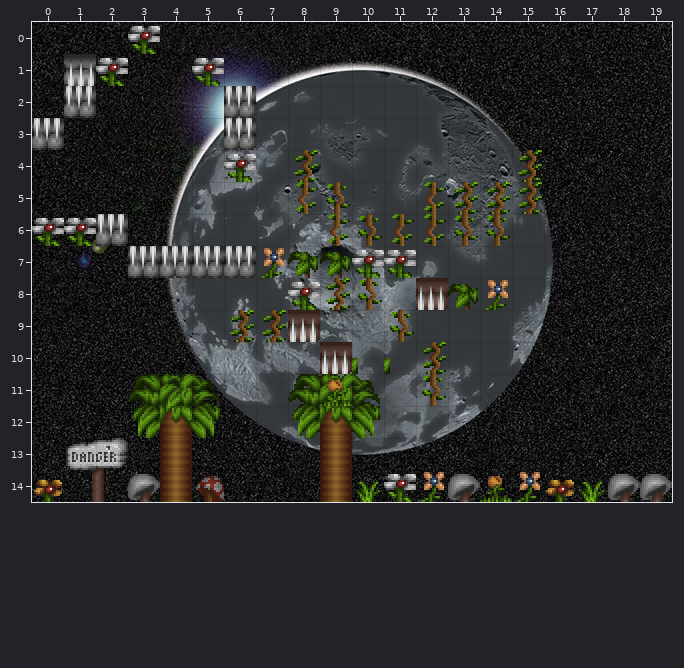
Tiled map, stored at Game Project/assets/map2.tmx. The picture above was drawn from the file before the commit.
Cells are 32x32 px. Shown: x 0..19, y 0..14.
New version:
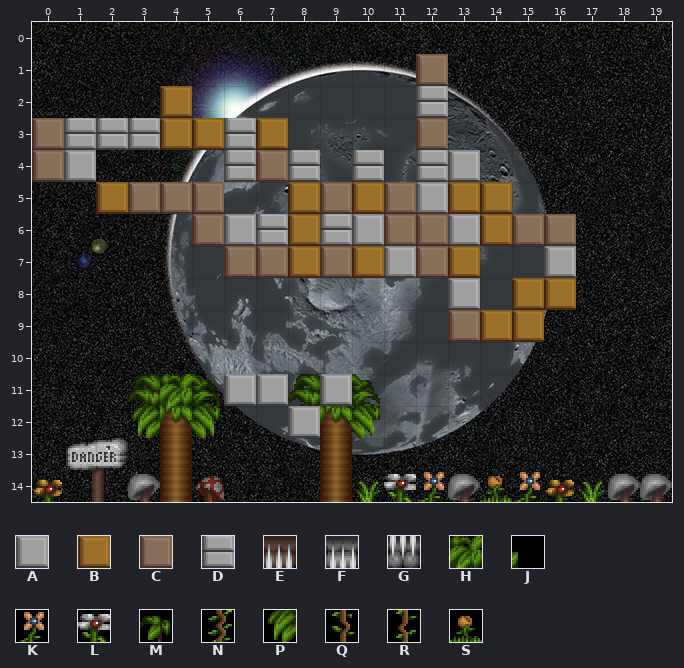
Key: from "Blocks": A 174, B 175, C 176, D 177; from "Blocks2": E 11, F 12, G 13, H 25, J 29, K 30, L 31, M 32, N 35, P 42, Q 53, R 71, S 81.
_ is an empty cell, . an unchanged one.
From old to new:
--- layer "ForegroundBehind"
@@ x 0..15 @@
- 0 ...L............
- 1 .FL..L..........
- 2 .G....G.........
- 3 G.....G.........
- 4 ......L.N......N
- 5 ........RQ..RNNN
- 6 LLG......RQRRQQ.
- 7 ...GGGGKMMLL....
- 8 ........LNQ.EMK.
- 9 ......NNE..Q....
-10 .........EJJN...
-11 ......__.H..Q...
-12 ........P.......
+ 0 ..._............
+ 1 .__.._..........
+ 2 ._...._.........
+ 3 _....._.........
+ 4 ......_._......_
+ 5 ........__..____
+ 6 ___......______.
+ 7 ..._________....
+ 8 ........___.___.
+ 9 ......___.._....
+10 .........____...
+11 ......AA.A.._...
+12 ........A.......
--- layer "ForegroundInfront"
@@ x 0..16 @@
- 1 ............_....
- 2 ...._......._....
- 3 ________...._....
- 4 __....___._.__...
- 5 ..____.._______..
- 6 .....____________
- 7 ......________.._
- 8 ............._.__
- 9 .............___.
+ 1 ............C....
+ 2 ....B.......D....
+ 3 CDDDBBDB....C....
+ 4 CA....DCD.D.DA...
+ 5 ..BCCC..BCBCABB..
+ 6 .....CADBDACCABCC
+ 7 ......CCBCBACB..A
+ 8 .............A.BB
+ 9 .............CBB.
@@ x 9..9 @@
-11 S
+11 _
